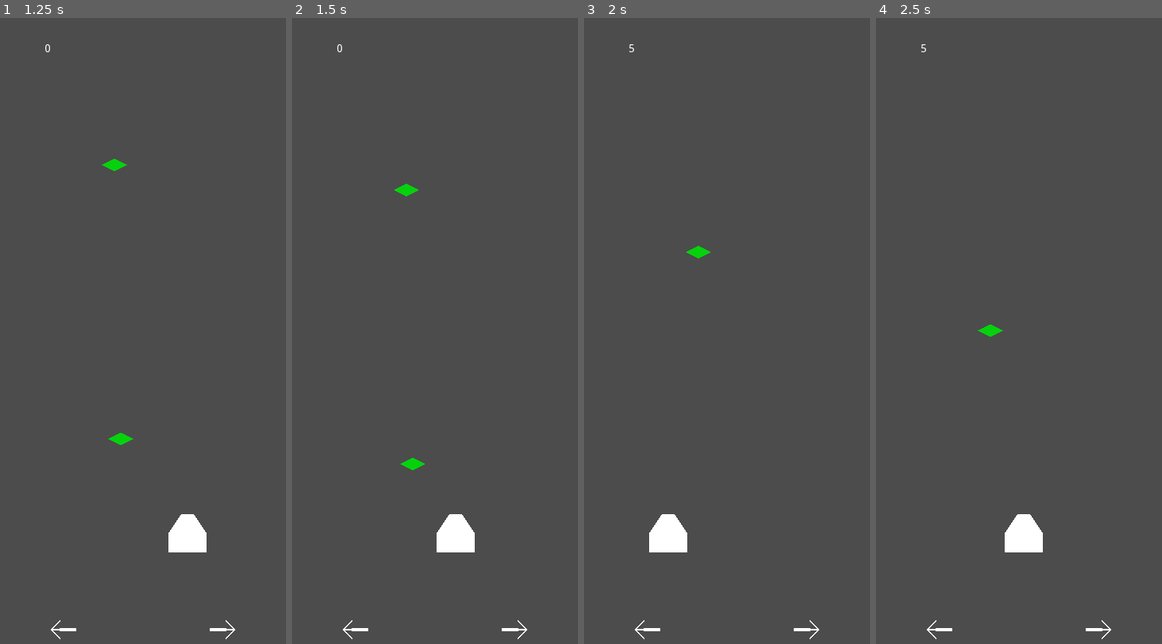
Above: before the commit, frames 1-4 (left to right).
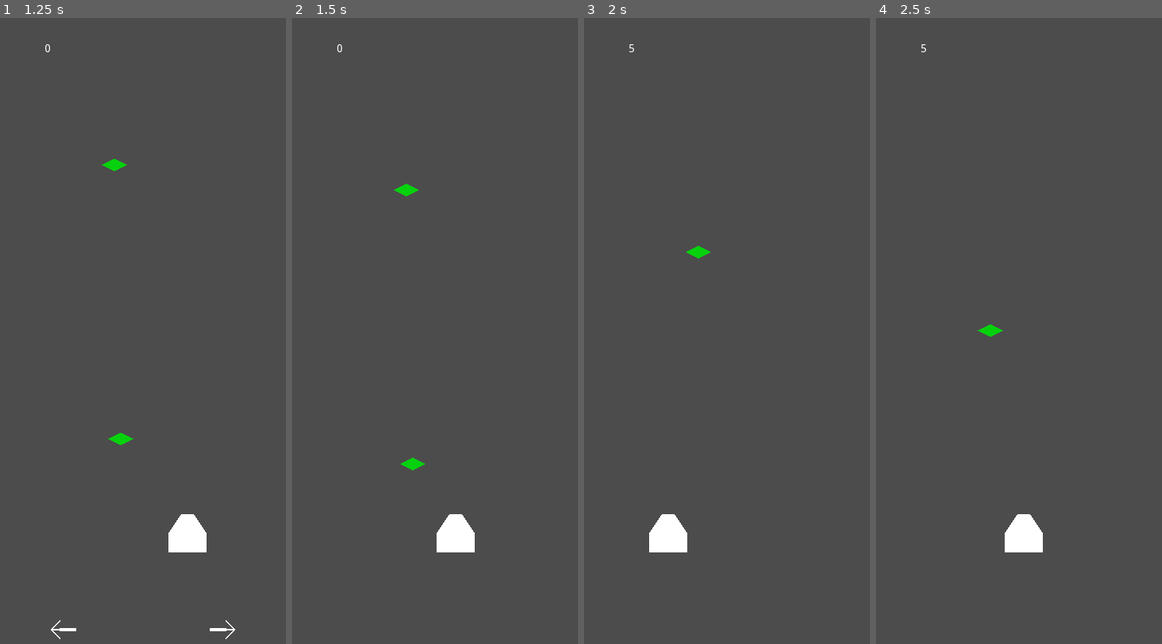
Above: after the commit, the same moments.

Repository: JooJASL/crabber
Game: Godot game, scene res://scenes/levels/Main.tscn
Two runs of this game, one before a commit and one after it. Both use one fixed random seed, a clock stepped at 60 frames per second and the inputs below.
Inputs (mouse positions are in pixels of both pictures, inside the frame that each line leads up to):
- Up to frame 1 (1.25 s): tap Enter at 0.5 s; move the mouse to (205, 305) at 0.52 s; hold D (move_right) from 0.53 s (still down); click (205, 305) at 0.67 s
- Up to frame 2 (1.5 s): move the mouse to (377, 368) at 1.27 s; release D (move_right) at 1.28 s; hold A (move_left) from 1.28 s (still down)
- Up to frame 3 (2 s): keep holding A (move_left)
- Up to frame 4 (2.5 s): move the mouse to (1047, 193) at 2.02 s; release A (move_left) at 2.03 s; hold D (move_right) from 2.03 s (still down)

Frame 1 is identical in both runs. In frame 2, 0.1% of the frame differs, in the area x 17-83%, y 96-100%; in frame 3, 0.1%; in frame 4, 0.1%.

Commit message:
Android buttons now hide if keyboard usage is detected.

Diff:
--- a/scenes/Player.gd
+++ b/scenes/Player.gd
@@ -25,6 +25,21 @@
 func _physics_process(delta):
 	movement()
 
+func _input(event):
+	if event is InputEventScreenTouch:
+		_enable_android_controls()
+	elif event is InputEventKey:
+		_disable_android_controls()
+
+func _disable_android_controls():
+	$InputControl/Left.hide()
+	$InputControl/Right.hide()
+
+
+func _enable_android_controls():
+	$InputControl/Left.show()
+	$InputControl/Right.show()
+
 
 func movement() -> Vector2:
 	var input_direction := Vector2(
